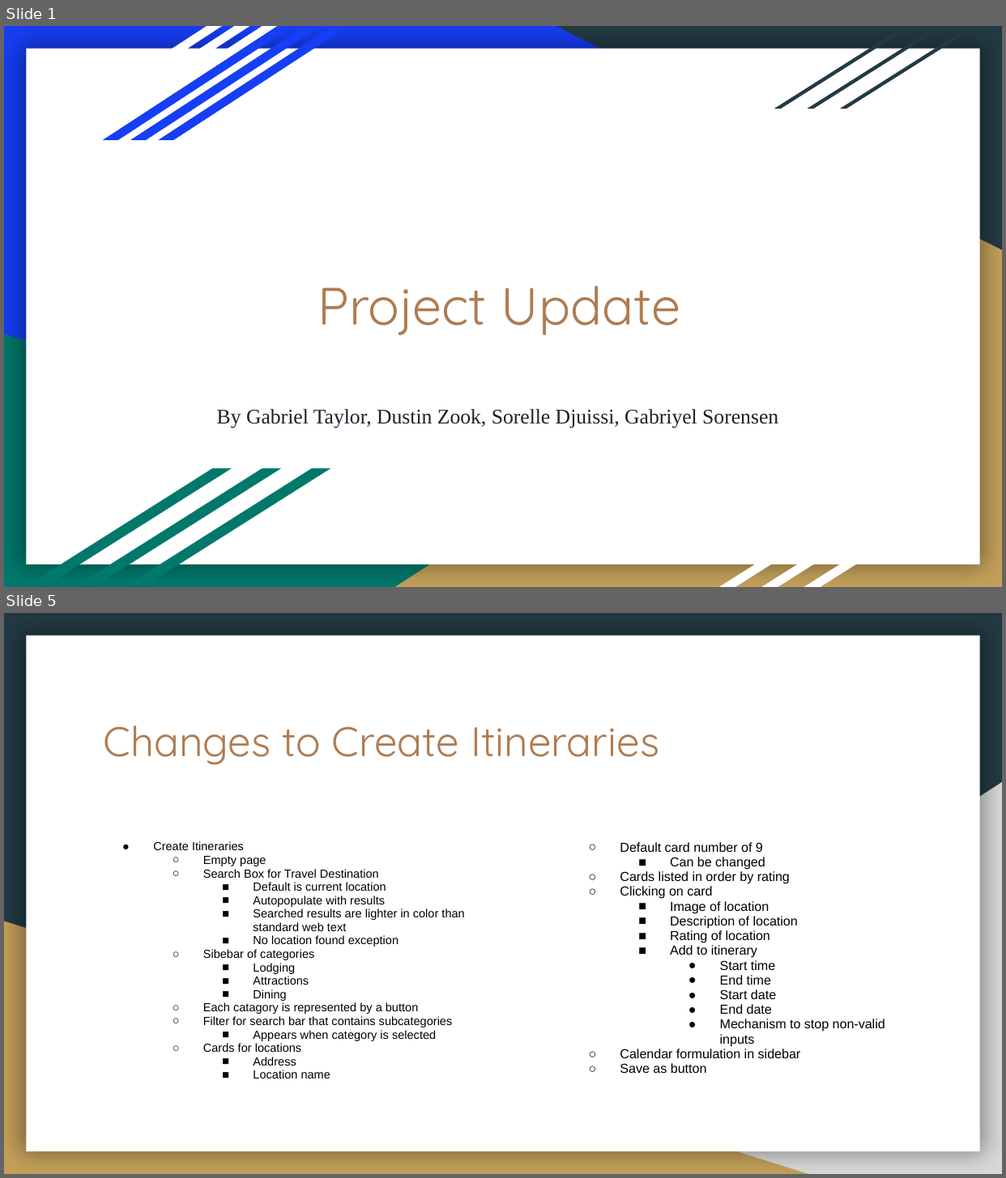
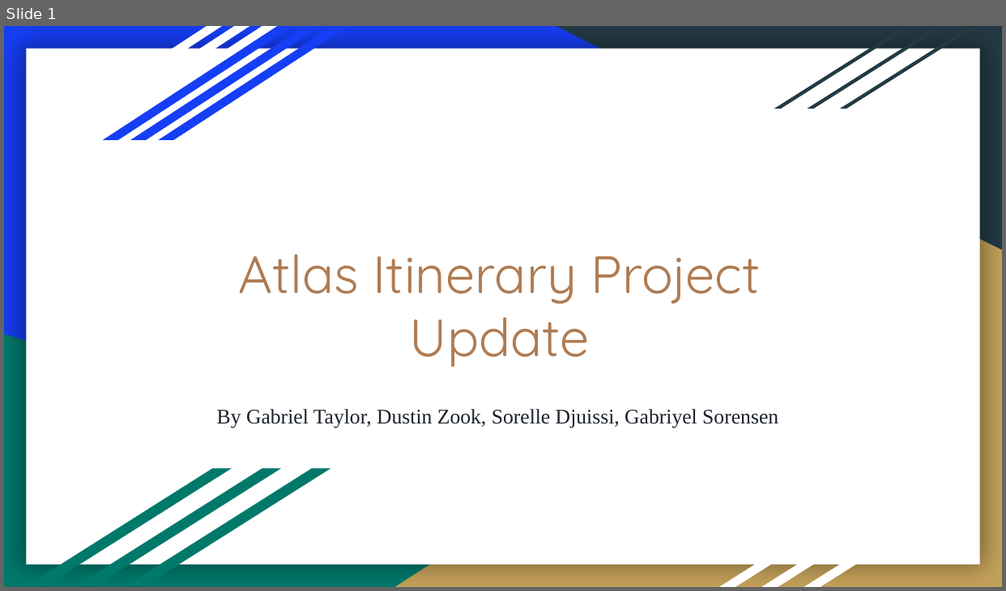
Before and after one commit to DustinWZook/Atlas-Itinerary, a slide deck: Documents/Progress Update/Project Update.pptx. Shown one above the other, each under a label of ours: slides 1 and 5 before the commit, slide 1 after it; the slides between them are not shown. The pictures are 1006x1178 and 1006x591 pixels, drawn with LibreOffice and Linux fonts; fonts in the diff are those of the drawing. Boxes give left, top, right and bottom in pixels: in the first picture for what was removed or moved away, otherwise in the second. Text is boxed around its words. In the diff, an @@ line names an element or a change of style, - is before the commit and + after.

```diff
--- a/Documents/Progress Update/Project Update.pptx
+++ b/Documents/Progress Update/Project Update.pptx
@@ slide 5 removed at (4,613,1002,1174), background #233A44; not listed: 1 template element that a slide beside it also shows @@
@@ title removed at (104,726,659,765) @@
-Changes to Create Itineraries
@@ right triangle removed at (395,782,1002,1174) @@
@@ text removed at (153,841,464,1079) @@
-● Create Itineraries
-  ○ Empty page
-  ○ Search Box for Travel Destination
-    ■ Default is current location
-    ■ Autopopulate with results
-    ■ Searched results are lighter in color than standard web text
-    ■ No location found exception
-  ○ Sibebar of categories
-    ■ Lodging
-    ■ Attractions
-    ■ Dining
-  ○ Each catagory is represented by a button
-  ○ Filter for search bar that contains subcategories
-    ■ Appears when category is selected
-  ○ Cards for locations
-    ■ Address
-    ■ Location name
@@ text removed at (620,842,885,1073) @@
-  ○ Default card number of 9
-    ■ Can be changed
-  ○ Cards listed in order by rating
-  ○ Clicking on card
-    ■ Image of location
-    ■ Description of location
-    ■ Rating of location
-    ■ Add to itinerary
-      ● Start time
-      ● End time
-      ● Start date
-      ● End date
-      ● Mechanism to stop non-valid inputs
-  ○ Calendar formulation in sidebar
-  ○ Save as button
@@ right triangle removed at (4,922,808,1174) @@
@@ slide 1 changed as well @@
@@ title at (239,254,760,367): text changed @@
-Project Update
+Atlas Itinerary Project Update
```
Also in this commit, not shown: 1 other slide changed, 17 slides added, 7 other slides removed, 1 other file.
